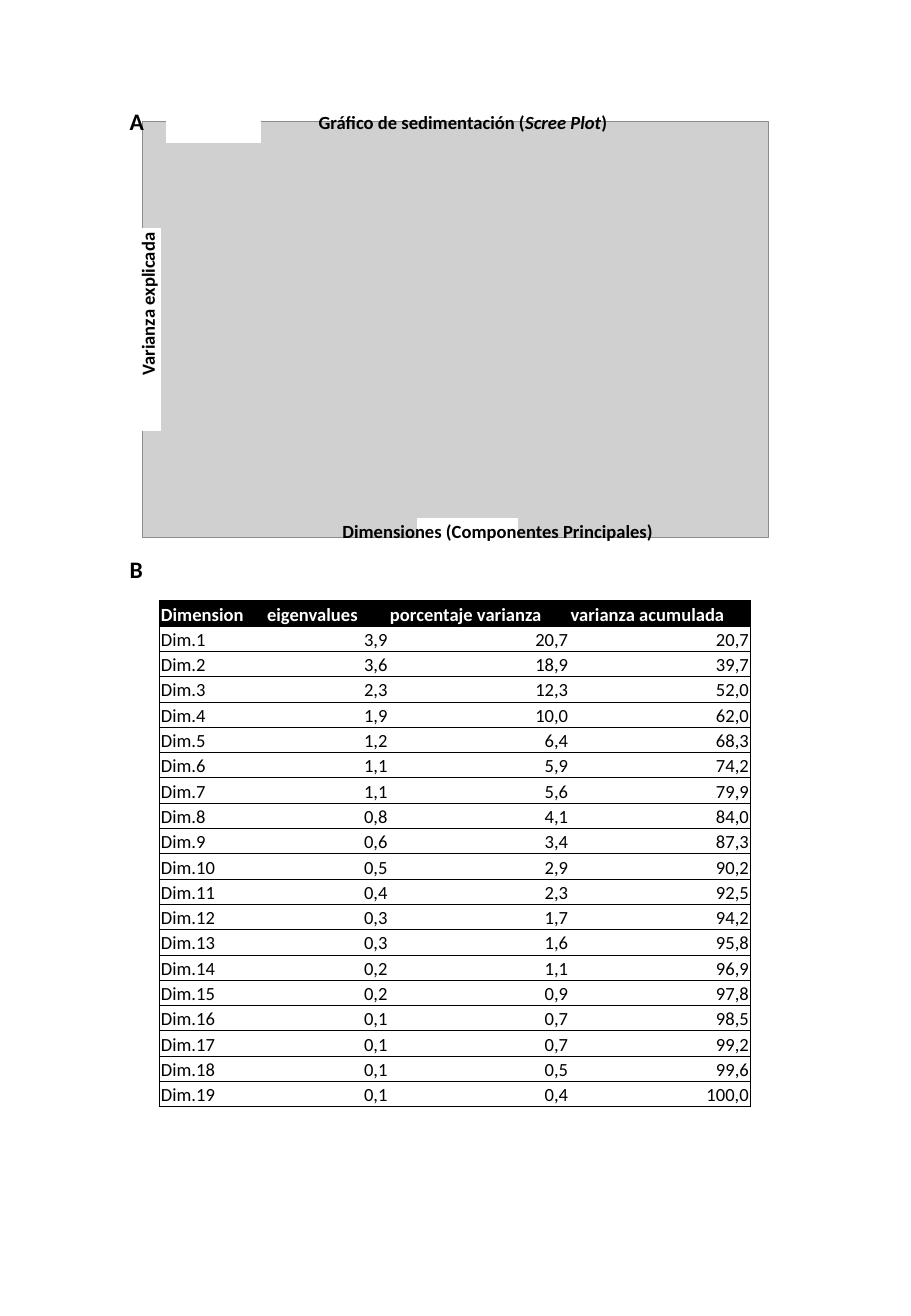
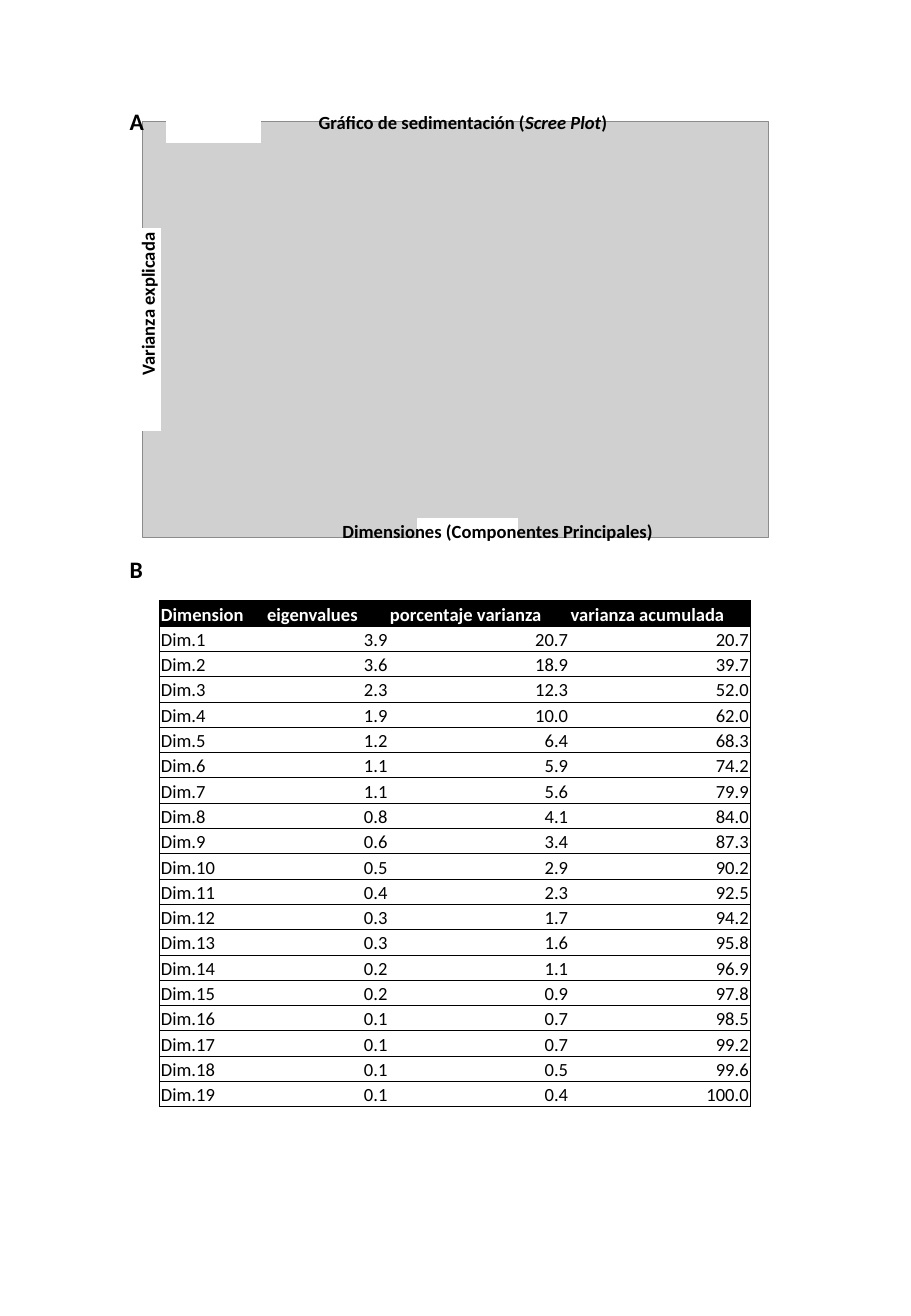
Before and after one commit to cristinalazaroruiz/Generacion_librerias_IA_prediccion_ciliopatias, a slide deck: slide 19 of figuras/figuras_TFM.pptx (slide 17 before the commit). Drawn at 911x1316 pixels with LibreOffice and Linux fonts; fonts in the diff are those of the drawing; grey boxes stand for pictures. Boxes give left, top, right and bottom in pixels: in the first picture for what was removed or moved away, otherwise in the second. Text is boxed around its words. In the diff, an @@ line names an element or a change of style, - is before the commit and + after.

```diff
--- a/figuras/figuras_TFM.pptx
+++ b/figuras/figuras_TFM.pptx
@@ table at (159, 601, 749, 1111) @@
-row 2: Dim.1 | 3,9 | 20,7 | 20,7
+row 2: Dim.1 | 3.9 | 20.7 | 20.7
-row 3: Dim.2 | 3,6 | 18,9 | 39,7
+row 3: Dim.2 | 3.6 | 18.9 | 39.7
-row 4: Dim.3 | 2,3 | 12,3 | 52,0
+row 4: Dim.3 | 2.3 | 12.3 | 52.0
-row 5: Dim.4 | 1,9 | 10,0 | 62,0
+row 5: Dim.4 | 1.9 | 10.0 | 62.0
-row 6: Dim.5 | 1,2 | 6,4 | 68,3
+row 6: Dim.5 | 1.2 | 6.4 | 68.3
-row 7: Dim.6 | 1,1 | 5,9 | 74,2
+row 7: Dim.6 | 1.1 | 5.9 | 74.2
-row 8: Dim.7 | 1,1 | 5,6 | 79,9
+row 8: Dim.7 | 1.1 | 5.6 | 79.9
-row 9: Dim.8 | 0,8 | 4,1 | 84,0
+row 9: Dim.8 | 0.8 | 4.1 | 84.0
-row 10: Dim.9 | 0,6 | 3,4 | 87,3
+row 10: Dim.9 | 0.6 | 3.4 | 87.3
-row 11: Dim.10 | 0,5 | 2,9 | 90,2
+row 11: Dim.10 | 0.5 | 2.9 | 90.2
-row 12: Dim.11 | 0,4 | 2,3 | 92,5
+row 12: Dim.11 | 0.4 | 2.3 | 92.5
-row 13: Dim.12 | 0,3 | 1,7 | 94,2
+row 13: Dim.12 | 0.3 | 1.7 | 94.2
-row 14: Dim.13 | 0,3 | 1,6 | 95,8
+row 14: Dim.13 | 0.3 | 1.6 | 95.8
-row 15: Dim.14 | 0,2 | 1,1 | 96,9
+row 15: Dim.14 | 0.2 | 1.1 | 96.9
-row 16: Dim.15 | 0,2 | 0,9 | 97,8
+row 16: Dim.15 | 0.2 | 0.9 | 97.8
-row 17: Dim.16 | 0,1 | 0,7 | 98,5
+row 17: Dim.16 | 0.1 | 0.7 | 98.5
-row 18: Dim.17 | 0,1 | 0,7 | 99,2
+row 18: Dim.17 | 0.1 | 0.7 | 99.2
-row 19: Dim.18 | 0,1 | 0,5 | 99,6
+row 19: Dim.18 | 0.1 | 0.5 | 99.6
-row 20: Dim.19 | 0,1 | 0,4 | 100,0
+row 20: Dim.19 | 0.1 | 0.4 | 100.0
```
Also in this commit, not shown: 7 other slides changed, 5 slides added, 3 slides removed, 26 other files.
